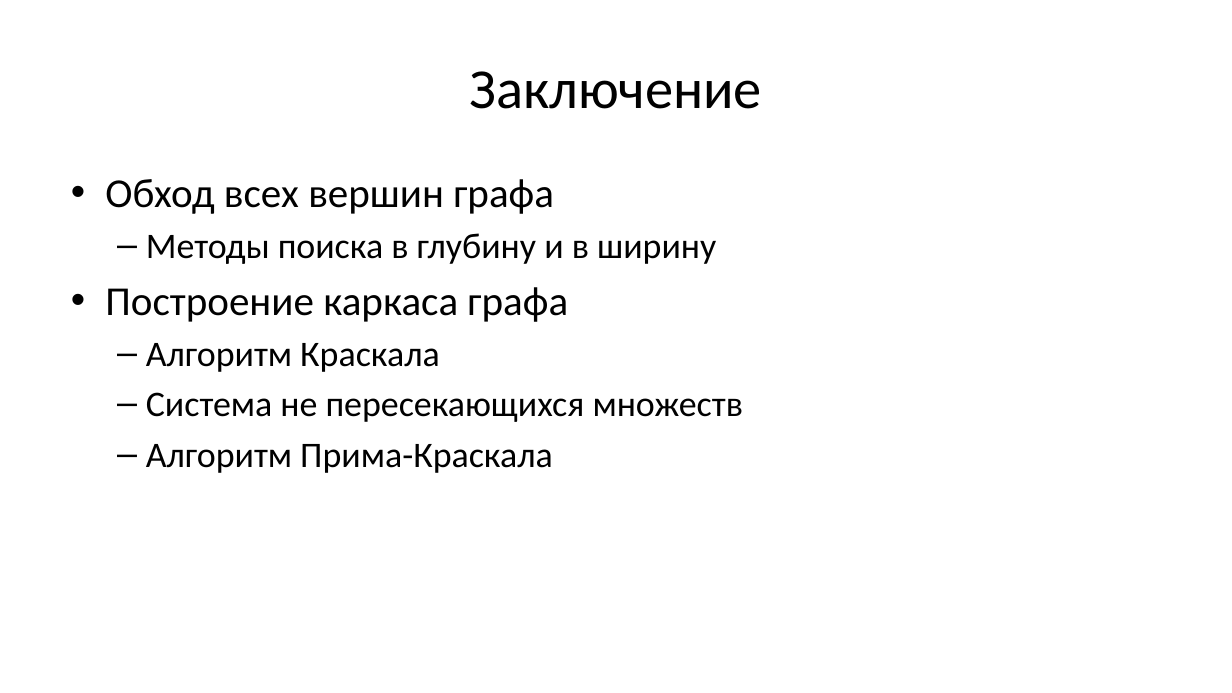
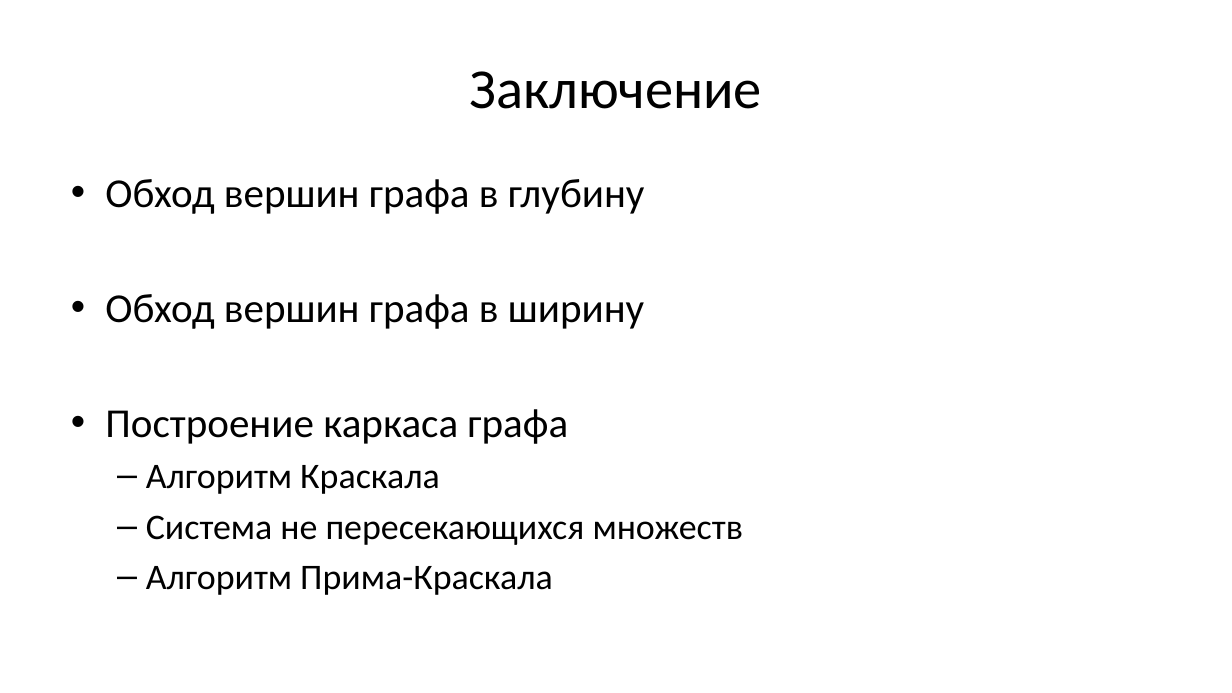
Before and after one commit to Evgueni-Petrov-aka-espetrov/Algorithms-and-Programming-in-C-pptx, a slide deck: slide 226 of 16 Обходы и каркасы графа.pptx (slide 31 before the commit). Drawn at 1232x693 pixels with LibreOffice and Linux fonts; fonts in the diff are those of the drawing. Boxes give left, top, right and bottom in pixels: in the first picture for what was removed or moved away, otherwise in the second. Text is boxed around its words. In the diff, an @@ line names an element or a change of style, - is before the commit and + after.

Commit message:
разбил на слои; добавил визитора в обходы

```diff
--- a/16 Обходы и каркасы графа.pptx
+++ b/16 Обходы и каркасы графа.pptx
@@ text at bbox=[105, 179, 645, 329]: text changed; size 28 to 32 pt @@
-• Обход всех вершин графа
-  – Методы поиска в глубину и в ширину
+• Обход вершин графа в глубину
+• Обход вершин графа в ширину
```
Also in this commit, not shown: 21 other slides changed, 196 slides added, 1 slide removed.
